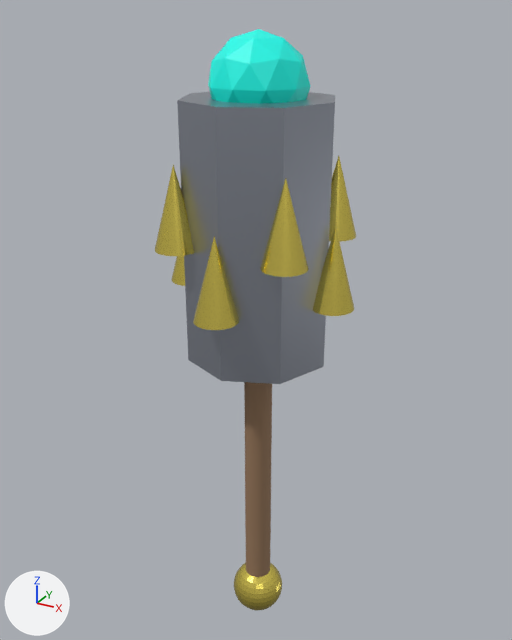
The glTF model assets/models/megabonk_club.glb: old version first, new version second.
One viewpoint serves both versions: a camera (50 mm lens) standing at (1.51, -2.77, 2.95) and looking at (-0.05, 0.08, 1.53). Arrows for +X, +Y and +Z are at lower left; the lights stay in place. The picture after the commit comes second. Where no turn or scale is listed for an object, it has been applied to the vertices. Vertices at exactly the same position are counted once.

The scene before the commit, as lines of its bpy script (objects in view):
```python
ob_cone = bpy.data.objects.new('Cone', me_cone)
ob_cone.location = (0.0, 0.38, 1.9)
ob_cone_001 = bpy.data.objects.new('Cone.001', me_cone_001)
ob_cone_001.location = (0.269, 0.269, 2.15)
ob_cone_002 = bpy.data.objects.new('Cone.002', me_cone_002)
ob_cone_002.location = (0.38, 0.0, 1.9)
ob_cone_003 = bpy.data.objects.new('Cone.003', me_cone_003)
ob_cone_003.location = (0.269, -0.269, 2.15)
ob_cone_004 = bpy.data.objects.new('Cone.004', me_cone_004)
ob_cone_004.location = (0.0, -0.38, 1.9)
ob_cone_005 = bpy.data.objects.new('Cone.005', me_cone_005)
ob_cone_005.location = (-0.269, -0.269, 2.15)
ob_cone_006 = bpy.data.objects.new('Cone.006', me_cone_006)
ob_cone_006.location = (-0.38, 0.0, 1.9)
ob_cylinder_001 = bpy.data.objects.new('Cylinder.001', me_cylinder_001)
ob_cylinder_001.location = (0.0, 0.0, 2.0)
ob_sphere = bpy.data.objects.new('Sphere', me_sphere)
ob_sphere.location = (0.0, 0.0, -0.1)
# also in view: 'Cylinder' at (0.0, 0.0, 1.1); 'Icosphere' at (0.0, 0.0, 2.65)
```
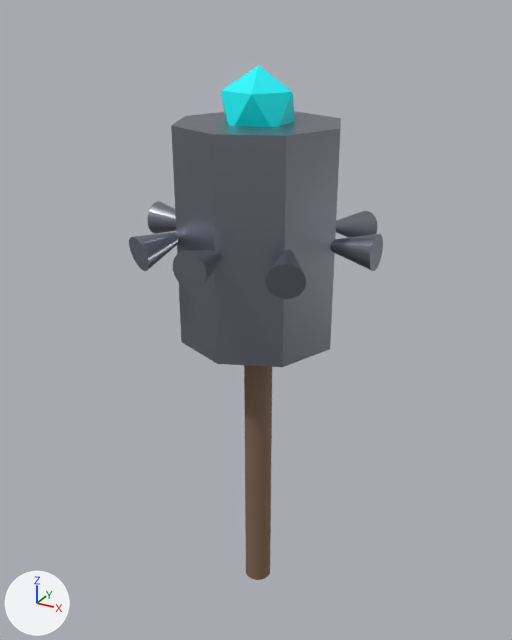
Where the newer file only moved an object's origin or applied its transform, the numbers keep the older frame.

Boxes (x1, y1, x2, y2) around the edits, measured in the pictures (512 x 640 px; the box of a moved part takes in the faces that stretch with it):
'Cylinder.001', recoloured, reshaped (8% wider, 13% shorter): before (177, 92, 335, 384); after (171, 112, 341, 367)
'Icosphere', reshaped, moved (27% narrower, 16% shorter): before (208, 29, 310, 103); after (221, 65, 295, 127)
'Cone.004', recoloured, reshaped: before (193, 237, 239, 330); after (148, 201, 176, 234)
'Cone.005', recoloured, reshaped: before (155, 165, 194, 256); after (129, 232, 178, 271)
'Cone.002', recoloured, reshaped (not visible afterwards): before (312, 227, 354, 316)
'Cone.001', recoloured, reshaped: before (329, 156, 356, 242); after (336, 211, 377, 238)
'Sphere', deleted (yellow): before (234, 563, 282, 610)
'Cone.006', recoloured, reshaped: before (171, 256, 185, 286); after (173, 250, 222, 290)
'Cone', reshaped, recoloured (not visible before): after (330, 234, 383, 271)
part 4 of me_cone_003, moved or reshaped (not visible afterwards): before (260, 178, 308, 277)
part 8 of me_cone_007, moved or reshaped (not visible before): after (265, 250, 306, 299)

Diff of the bpy script that builds the scene:
```diff
--- a/assets/models/megabonk_club.glb.py
+++ b/assets/models/megabonk_club.glb.py
@@ me_cone @@
-me_cone.from_pydata(...)  # 33 vertices, 62 faces; spans x -0.1..0.1, y -0.1..0.1, z -0.19..0.19
-me_cone.materials.append(mat_wep_goldstuds)  # yellow #ffea6c
+me_cone.from_pydata(...)  # 33 vertices, 62 faces; spans x 0.27..0.57, y -0.46..-0.3, z 0.02..0.18
+# me_cone part 1: the whole mesh is multiplied about its middle by the matrix ((0.0, 0.0, -0.789), (-0.8, 0.0, 0.0), (0.0, 0.8, 0.0)), then moved by (0.42, -0.38, 0.1)
+me_cone.materials.append(mat_club_iron)  # grey #9095a0
@@ me_cone_001 @@
-me_cone_001.from_pydata(...)  # 33 vertices, 62 faces; spans x -0.1..0.1, y -0.1..0.1, z -0.19..0.19
-me_cone_001.materials.append(mat_wep_goldstuds)  # yellow #ffea6c
+me_cone_001.from_pydata(...)  # 33 vertices, 62 faces; spans x -0.031..0.161, y -0.106..0.198, z -0.258..-0.101
+# me_cone_001 part 2: the whole mesh is multiplied about its middle by the matrix ((0.705, -0.203, -0.314), (-0.251, 0.251, -0.707), (0.282, 0.732, 0.156)), then moved by (0.028, 0.028, -0.15)
+me_cone_001.materials.append(mat_club_iron)  # grey #9095a0
@@ me_cone_002 @@
-me_cone_002.from_pydata(...)  # 33 vertices, 62 faces; spans x -0.1..0.1, y -0.1..0.1, z -0.19..0.19
-me_cone_002.materials.append(mat_wep_goldstuds)  # yellow #ffea6c
+me_cone_002.from_pydata(...)  # 33 vertices, 62 faces; spans x -0.46..-0.3, y 0.27..0.57, z 0.02..0.18
+# me_cone_002 part 3: the whole mesh is multiplied about its middle by the matrix ((0.8, 0.0, 0.0), (0.0, 0.0, -0.789), (0.0, 0.8, 0.0)), then moved by (-0.38, 0.42, 0.1)
+me_cone_002.materials.append(mat_club_iron)  # grey #9095a0
@@ me_cone_003 @@
-me_cone_003.from_pydata(...)  # 33 vertices, 62 faces; spans x -0.1..0.1, y -0.1..0.1, z -0.19..0.19
-me_cone_003.materials.append(mat_wep_goldstuds)  # yellow #ffea6c
+me_cone_003.from_pydata(...)  # 33 vertices, 62 faces; spans x -0.699..-0.506, y 0.431..0.736, z -0.258..-0.101
+# me_cone_003 part 4: the whole mesh is multiplied about its middle by the matrix ((0.705, 0.203, 0.314), (0.251, 0.251, -0.707), (-0.282, 0.732, 0.156)), then moved by (-0.566, 0.566, -0.15)
+me_cone_003.materials.append(mat_club_iron)  # grey #9095a0
@@ me_cone_004 @@
-me_cone_004.from_pydata(...)  # 33 vertices, 62 faces; spans x -0.1..0.1, y -0.1..0.1, z -0.19..0.19
-me_cone_004.materials.append(mat_wep_goldstuds)  # yellow #ffea6c
+me_cone_004.from_pydata(...)  # 33 vertices, 62 faces; spans x -0.57..-0.27, y 0.3..0.46, z 0.02..0.18
+# me_cone_004 part 5: the whole mesh is multiplied about its middle by the matrix ((0.0, 0.0, 0.789), (0.8, 0.0, 0.0), (0.0, 0.8, 0.0)), then moved by (-0.42, 0.38, 0.1)
+me_cone_004.materials.append(mat_club_iron)  # grey #9095a0
@@ me_cone_005 @@
-me_cone_005.from_pydata(...)  # 33 vertices, 62 faces; spans x -0.1..0.1, y -0.1..0.1, z -0.19..0.19
-me_cone_005.materials.append(mat_wep_goldstuds)  # yellow #ffea6c
+me_cone_005.from_pydata(...)  # 33 vertices, 62 faces; spans x -0.161..0.031, y -0.198..0.106, z -0.258..-0.101
+# me_cone_005 part 6: the whole mesh is multiplied about its middle by the matrix ((-0.705, 0.203, 0.314), (0.251, -0.251, 0.707), (0.282, 0.732, 0.156)), then moved by (-0.028, -0.028, -0.15)
+me_cone_005.materials.append(mat_club_iron)  # grey #9095a0
@@ me_cone_006 @@
-me_cone_006.from_pydata(...)  # 33 vertices, 62 faces; spans x -0.1..0.1, y -0.1..0.1, z -0.19..0.19
-me_cone_006.materials.append(mat_wep_goldstuds)  # yellow #ffea6c
+me_cone_006.from_pydata(...)  # 33 vertices, 62 faces; spans x 0.3..0.46, y -0.57..-0.27, z 0.02..0.18
+# me_cone_006 part 7: the whole mesh is multiplied about its middle by the matrix ((-0.8, 0.0, 0.0), (0.0, 0.0, 0.789), (0.0, 0.8, 0.0)), then moved by (0.38, -0.42, 0.1)
+me_cone_006.materials.append(mat_club_iron)  # grey #9095a0
@@ me_cone_007 @@
-me_cone_007.from_pydata(...)  # 33 vertices, 62 faces; spans x -0.1..0.1, y -0.1..0.1, z -0.19..0.19
-me_cone_007.materials.append(mat_wep_goldstuds)  # yellow #ffea6c
+me_cone_007.from_pydata(...)  # 33 vertices, 62 faces; spans x 0.506..0.699, y -0.736..-0.431, z -0.258..-0.101
+# me_cone_007 part 8: the whole mesh is multiplied about its middle by the matrix ((-0.705, -0.203, -0.314), (-0.251, -0.251, 0.707), (-0.282, 0.732, 0.156)), then moved by (0.566, -0.566, -0.15)
+me_cone_007.materials.append(mat_club_iron)  # grey #9095a0
@@ me_cylinder_001 @@
-me_cylinder_001.from_pydata(...)  # 16 vertices, 28 faces; spans x -0.35..0.35, y -0.35..0.35, z -0.6..0.6
-me_cylinder_001.materials.append(mat_wep_forgediron)  # light grey #adb3bf
+me_cylinder_001.from_pydata(...)  # 16 vertices, 28 faces; spans x -0.38..0.38, y -0.38..0.38, z -0.5..0.5
+# me_cylinder_001 part 9: 16 of 16 vertices moved; they spanned x -0.35..0.35, y -0.35..0.35, z -0.6..0.6 and now span x -0.38..0.38, y -0.38..0.38, z -0.5..0.5; mean shift (0.0, 0.0, 0.0)
+me_cylinder_001.materials.append(mat_club_iron)  # grey #9095a0
@@ me_icosphere @@
-me_icosphere.from_pydata(...)  # 42 vertices, 80 faces; spans x -0.209..0.209, y -0.22..0.22, z -0.22..0.22
-me_icosphere.materials.append(mat_wep_runicgem)  # cyan #00ffed
+me_icosphere.from_pydata(...)  # 12 vertices, 20 faces; spans x -0.161..0.161, y -0.153..0.153, z -0.18..0.18
+# me_icosphere part 10: the whole mesh is rebuilt
+me_icosphere.materials.append(mat_club_gem)  # cyan #00f9ff
@@ ob_icosphere @@
 ob_icosphere = bpy.data.objects.new('Icosphere', me_icosphere)
-ob_icosphere.location = (0.0, 0.0, 2.65)
+ob_icosphere.location = (0.0, 0.0, 2.55)
@@ ob_sphere @@
-ob_sphere = bpy.data.objects.new('Sphere', me_sphere)
```
